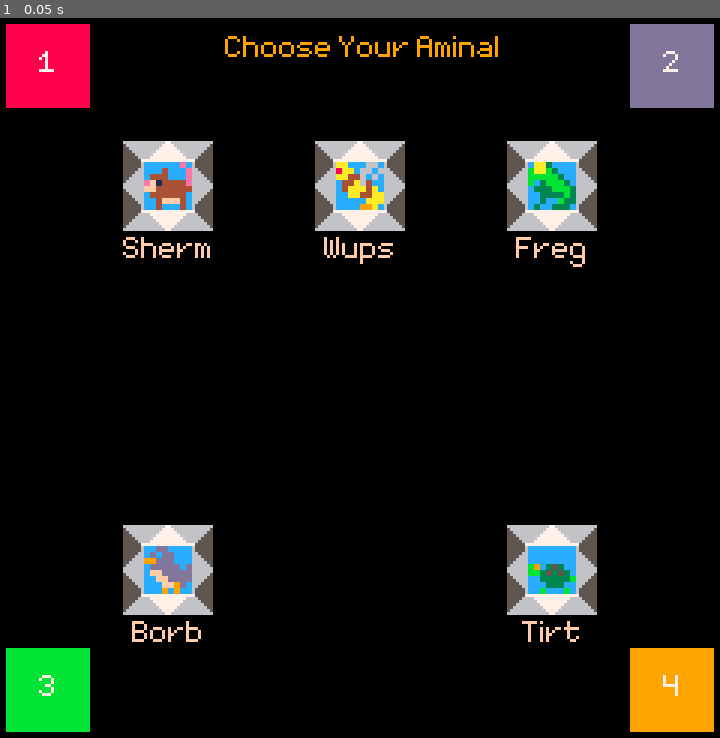
Above: before the commit, frame 1.
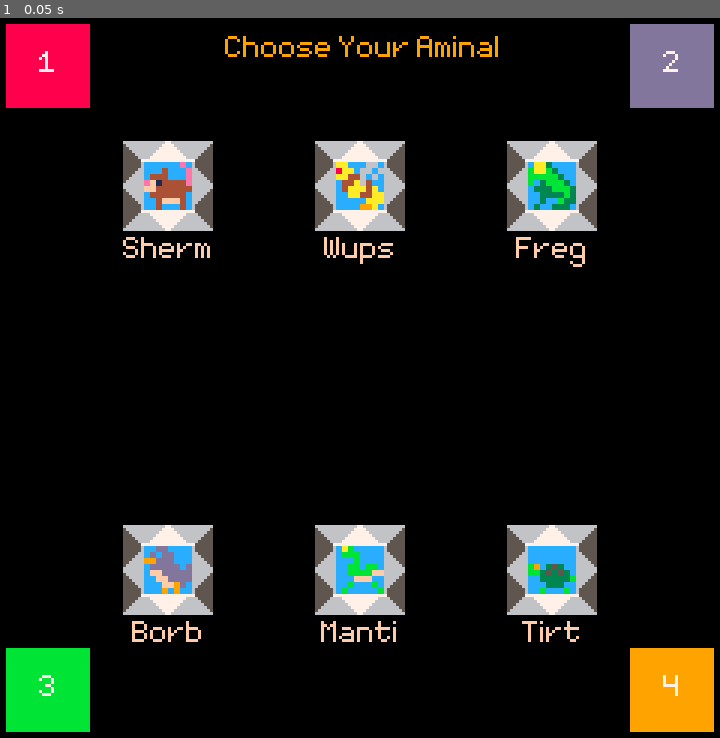
Above: after the commit, the same moment.

Repository: sealgair/ForestFiends
Game: Godot game, scene res://screens/character_select/CharacterSelect.tscn
Same seed, same stepped clock (60 frames per second), same inputs: the game is played once before the commit and once after it.
Inputs:
- Up to frame 1 (0.05 s): no input

The runs differ from the first frame. In frame 1, 1.7% of the frame differs, in the area x 43-57%, y 70-87%.

Commit message:
mant can swipe

Diff:
--- a/characters/Frog.tscn
+++ b/characters/Frog.tscn
@@ -99,11 +99,9 @@
 [node name="AnimatedSprite" parent="." index="1"]
 material = SubResource( 22 )
 frames = SubResource( 23 )
-animation = "idle"
 frame = 0
 
 [node name="Reticle" type="AnimatedSprite" parent="." index="5"]
 position = Vector2( -16, 0 )
 frames = SubResource( 30 )
-frame = 1
 playing = true
--- /dev/null
+++ b/characters/Mant.gd
@@ -0,0 +1,55 @@
+extends "Player.gd"
+
+
+var poised = false
+var poise_timer = 0
+var poise_time = 0.5
+
+
+func _ready():
+	attack_anim = "none"
+
+
+func get_species():
+	return "Mant"
+
+
+func make_attack():
+	if not poised:
+		poised = true
+		poise_timer = poise_time
+
+
+func get_input(delta):
+	.get_input(delta)
+	if not dead and poised:
+		if not Input.is_action_pressed(inputs['attack']):
+			poised = false
+			if poise_timer <= 0:
+				.make_attack()
+			poise_timer = 0
+
+func walk():
+	if not poised:
+		return .walk()
+	else:
+		velocity.x = 0
+		var x = Input.get_axis(inputs['left'], inputs['right'])
+		if x != 0:
+			$AnimatedSprite.flip_h = x > 0
+
+
+func get_animation():
+	if poised:
+		if poise_timer <= 0:
+			return "poised"
+		else:
+			return "poising"
+	return .get_animation()
+
+
+func _process(delta):
+	._process(delta)
+
+	if poised:
+		poise_timer = max(0, poise_timer - delta)
--- /dev/null
+++ b/characters/Mant.tscn
@@ -0,0 +1,106 @@
+[gd_scene load_steps=18 format=2]
+
+[ext_resource path="res://characters/Player.tscn" type="PackedScene" id=1]
+[ext_resource path="res://characters/Mant.gd" type="Script" id=2]
+[ext_resource path="res://art/decay.png" type="Texture" id=3]
+[ext_resource path="res://main/PalletSwap.gdshader" type="Shader" id=5]
+[ext_resource path="res://art/mant.png" type="Texture" id=6]
+
+[sub_resource type="ShaderMaterial" id=31]
+resource_local_to_scene = true
+shader = ExtResource( 5 )
+shader_param/palette = 0
+shader_param/palette_length = 4
+
+[sub_resource type="AtlasTexture" id=35]
+atlas = ExtResource( 6 )
+region = Rect2( 64, 16, 16, 16 )
+
+[sub_resource type="AtlasTexture" id=34]
+atlas = ExtResource( 6 )
+region = Rect2( 80, 16, 16, 16 )
+
+[sub_resource type="AtlasTexture" id=20]
+atlas = ExtResource( 3 )
+region = Rect2( 0, 0, 16, 16 )
+
+[sub_resource type="AtlasTexture" id=21]
+atlas = ExtResource( 3 )
+region = Rect2( 16, 0, 16, 16 )
+
+[sub_resource type="AtlasTexture" id=33]
+atlas = ExtResource( 6 )
+region = Rect2( 0, 16, 16, 16 )
+
+[sub_resource type="AtlasTexture" id=36]
+atlas = ExtResource( 6 )
+region = Rect2( 16, 16, 16, 16 )
+
+[sub_resource type="AtlasTexture" id=40]
+atlas = ExtResource( 6 )
+region = Rect2( 48, 16, 16, 16 )
+
+[sub_resource type="AtlasTexture" id=39]
+atlas = ExtResource( 6 )
+region = Rect2( 32, 16, 16, 16 )
+
+[sub_resource type="AtlasTexture" id=37]
+atlas = ExtResource( 6 )
+region = Rect2( 0, 16, 16, 16 )
+
+[sub_resource type="AtlasTexture" id=38]
+atlas = ExtResource( 6 )
+region = Rect2( 16, 16, 16, 16 )
+
+[sub_resource type="SpriteFrames" id=32]
+resource_local_to_scene = true
+animations = [ {
+"frames": [ SubResource( 35 ) ],
+"loop": false,
+"name": "attack",
+"speed": 10.0
+}, {
+"frames": [ SubResource( 34 ) ],
+"loop": true,
+"name": "dead",
+"speed": 5.0
+}, {
+"frames": [ SubResource( 20 ), SubResource( 21 ) ],
+"loop": false,
+"name": "decay",
+"speed": 10.0
+}, {
+"frames": [ SubResource( 33 ) ],
+"loop": true,
+"name": "idle",
+"speed": 5.0
+}, {
+"frames": [ SubResource( 36 ) ],
+"loop": true,
+"name": "jump",
+"speed": 5.0
+}, {
+"frames": [ SubResource( 40 ) ],
+"loop": true,
+"name": "poised",
+"speed": 5.0
+}, {
+"frames": [ SubResource( 39 ) ],
+"loop": true,
+"name": "poising",
+"speed": 5.0
+}, {
+"frames": [ SubResource( 37 ), SubResource( 38 ) ],
+"loop": true,
+"name": "walk",
+"speed": 5.0
+} ]
+
+[node name="Mant" instance=ExtResource( 1 )]
+script = ExtResource( 2 )
+
+[node name="AnimatedSprite" parent="." index="0"]
+material = SubResource( 31 )
+frames = SubResource( 32 )
+animation = "poised"
+frame = 0
--- a/characters/Player.tscn
+++ b/characters/Player.tscn
@@ -114,6 +114,7 @@
 material = SubResource( 17 )
 frames = SubResource( 8 )
 animation = "idle"
+frame = 1
 playing = true
 
 [node name="CollisionShape2D" type="CollisionShape2D" parent="."]
--- a/main/Global.gd
+++ b/main/Global.gd
@@ -6,6 +6,7 @@
 	'Frog': load("res://characters/Frog.tscn"),
 	'Turt': load("res://characters/Turt.tscn"),
 	'Wasp': load("res://characters/Wasp.tscn"),
+	'Mant': load("res://characters/Mant.tscn"),
 }
 var screens = {
 	'select': "res://screens/character_select/CharacterSelect.tscn",
--- a/screens/character_select/CharacterSelect.gd
+++ b/screens/character_select/CharacterSelect.gd
@@ -9,7 +9,7 @@
 func _ready():
 	selectors = [
 		[$Selector1, $Selector2, $Selector3,],
-		[$Selector7, $Selector9,],
+		[$Selector7, $Selector8, $Selector9,],
 	]
 	player_selectors = [
 		$Player1Selector,
--- a/screens/character_select/CharacterSelect.tscn
+++ b/screens/character_select/CharacterSelect.tscn
@@ -40,6 +40,7 @@
 
 [node name="Selector8" parent="." instance=ExtResource( 4 )]
 position = Vector2( 112, 176 )
+species = "Mant"
 
 [node name="Selector9" parent="." instance=ExtResource( 4 )]
 position = Vector2( 176, 176 )
--- a/screens/character_select/CharacterSelector.gd
+++ b/screens/character_select/CharacterSelector.gd
@@ -2,7 +2,7 @@
 
 export (int) var highlighted = 0
 export (int) var selected = 0
-export (String, "Shrew", "Bird", "Frog", "Turt", "Wasp") var species
+export (String, "Shrew", "Bird", "Frog", "Turt", "Wasp", "Mant") var species
 
 var player_sprites
 
@@ -12,6 +12,7 @@
 	"Frog": "Freg",
 	"Turt": "Tirt",
 	"Wasp": "Wups",
+	"Mant": "Manti",
 }
 
 func _ready():
Binary file added: art/mant.png
Not shown, added: art/mant.png.import
Not shown, changed: art/aminals.pxo
Not shown, added: art/mant.pxo
